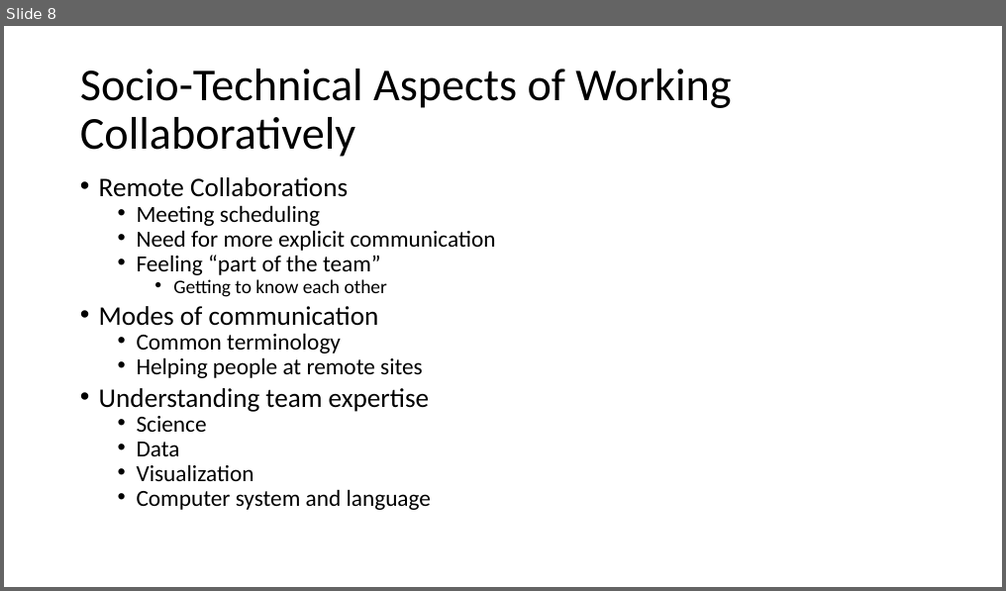
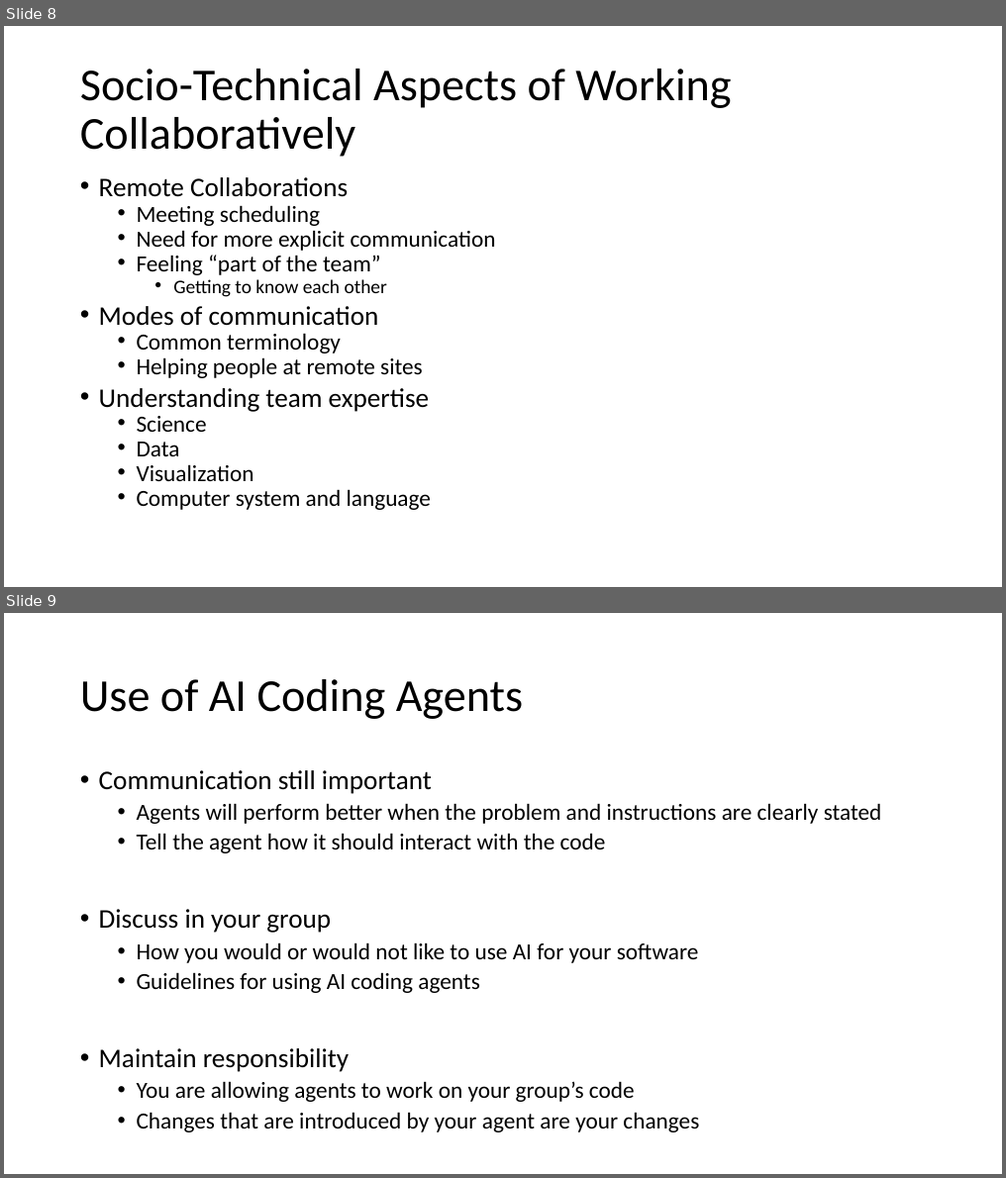
Before and after one commit to INTERSECT-training/Building-A-Community, a slide deck: presentations/WorkingCollaborativelyIntro.pptx. Shown one above the other, each under a label of ours: slide 8 before the commit, slides 8 and 9 after it. The pictures are 1006x591 and 1006x1178 pixels, drawn with LibreOffice and Linux fonts; fonts in the diff are those of the drawing; background and template pictures are left out. Boxes give left, top, right and bottom in pixels: in the first picture for what was removed or moved away, otherwise in the second. Text is boxed around its words. In the diff, an @@ line names an element or a change of style, - is before the commit and + after.

```diff
--- a/presentations/WorkingCollaborativelyIntro.pptx
+++ b/presentations/WorkingCollaborativelyIntro.pptx
@@ slide 9 added at [4,613,1002,1174], background #FFFFFF @@
@@ title added at [80,679,523,719], 44 pt, text #000000 @@
+Use of AI Coding Agents
@@ text added at [99,770,882,1133], 22.2 pt, text #000000 @@
+• Communication still important
+  • Agents will perform better when the problem and instructions are clearly stated
+  • Tell the agent how it should interact with the code
+• Discuss in your group
+  • How you would or would not like to use AI for your software
+  • Guidelines for using AI coding agents
+• Maintain responsibility
+  • You are allowing agents to work on your group’s code
+  • Changes that are introduced by your agent are your changes
```
Also in this commit, not shown: 1 slide changed, 1 other file.
